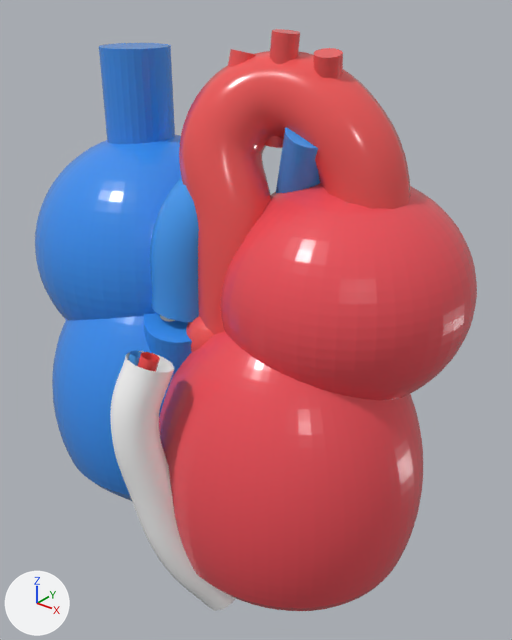
The glTF model frontend/public/3d_models/heart_realistic.glb, before and after one commit.
Before and after are seen from a camera (50 mm lens) standing at (4.2, -4.88, 3.91) and looking at (-0.03, 0.41, 0.63). Lighting does not change. The marker at lower left points along +X, +Y and +Z. The first picture is the older version. Where no turn or scale is listed for an object, it has been applied to the vertices.

Names of what the first picture shows: 'Anterior_Sulcus_Fat', 'Aortic_Arch', 'Conus_Arteriosus', 'LV_Anterior_Wall', 'Left_Atrium', 'Left_Common_Carotid', 'Left_Pulmonary_Artery', 'Left_Ventricle', 'Pulmonary_Trunk', 'RV_Anterior_Wall', 'Right_Atrium', 'Superior_Vena_Cava' and 6 more.
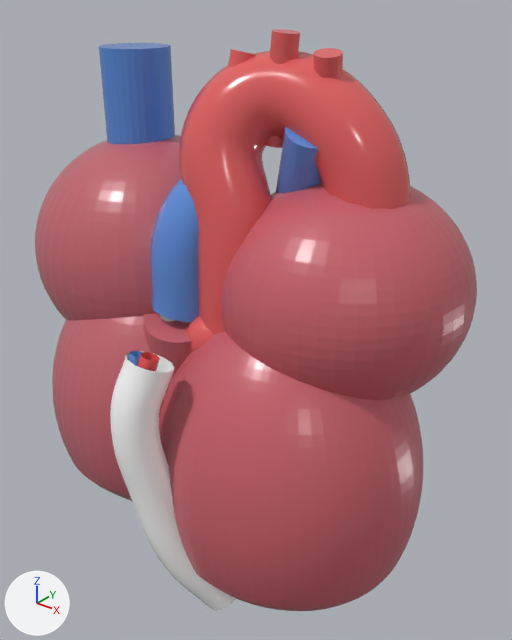
What differs and where, as boxes (x1, y1, x2, y2) in the pictures (512 x 640 px):
'LV_Anterior_Wall', recoloured: (159, 331, 409, 611) in both
'Left_Atrium', recoloured: (220, 184, 477, 400) in both
'Right_Atrium', recoloured (blue to pink): (35, 135, 181, 321) in both
'RV_Anterior_Wall', recoloured: (52, 316, 172, 501) in both
'Left_Ventricle', recoloured: (385, 394, 423, 572) in both
'Conus_Arteriosus', recoloured: (144, 313, 192, 377) in both

Patch to the scene script:
```diff
--- a/frontend/public/3d_models/heart_realistic.glb.py
+++ b/frontend/public/3d_models/heart_realistic.glb.py
@@ mat_mat_lv_myocardium @@
 mat_mat_lv_myocardium = principled_material('Mat_LV_Myocardium')
-mat_mat_lv_myocardium.base_color = (0.86, 0.08, 0.1)  # red #ef5059
+mat_mat_lv_myocardium.base_color = (0.58, 0.12, 0.15)  # red #c8616c
 mat_mat_lv_myocardium.roughness = 0.22
@@ mat_mat_rv_myocardium @@
 mat_mat_rv_myocardium = principled_material('Mat_RV_Myocardium')
-mat_mat_rv_myocardium.base_color = (0.04, 0.28, 0.88)  # blue #3890f1
+mat_mat_rv_myocardium.base_color = (0.55, 0.13, 0.16)  # pink #c4656f
 mat_mat_rv_myocardium.roughness = 0.22
```
